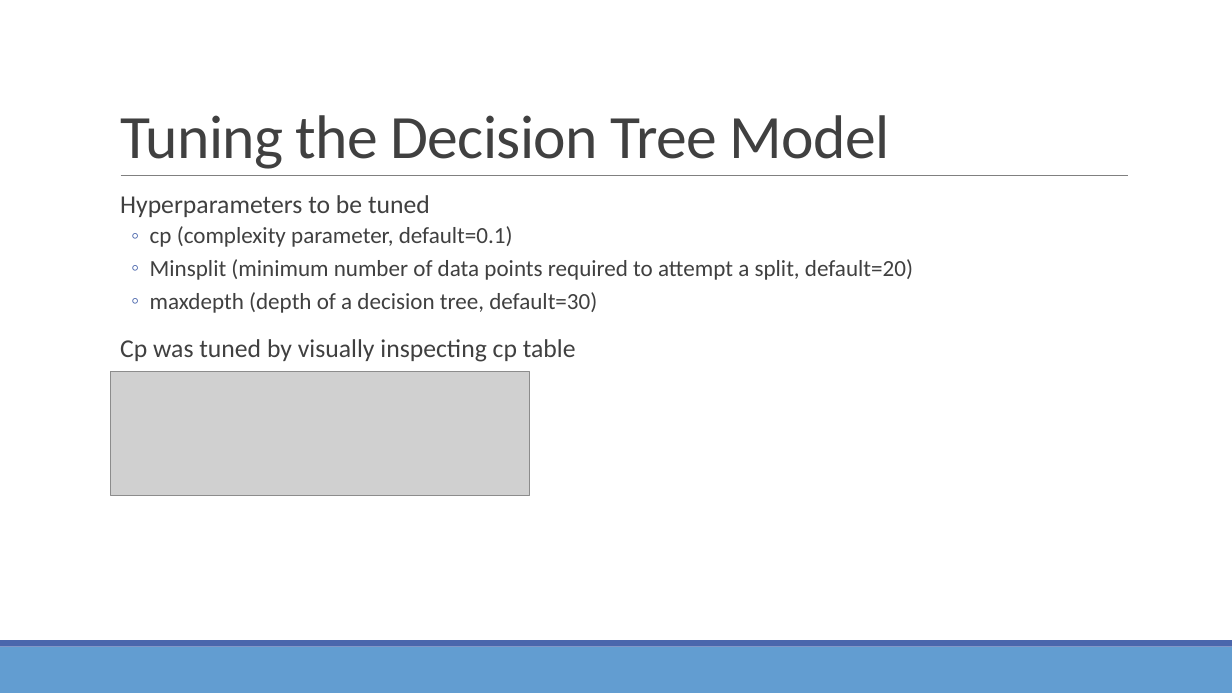
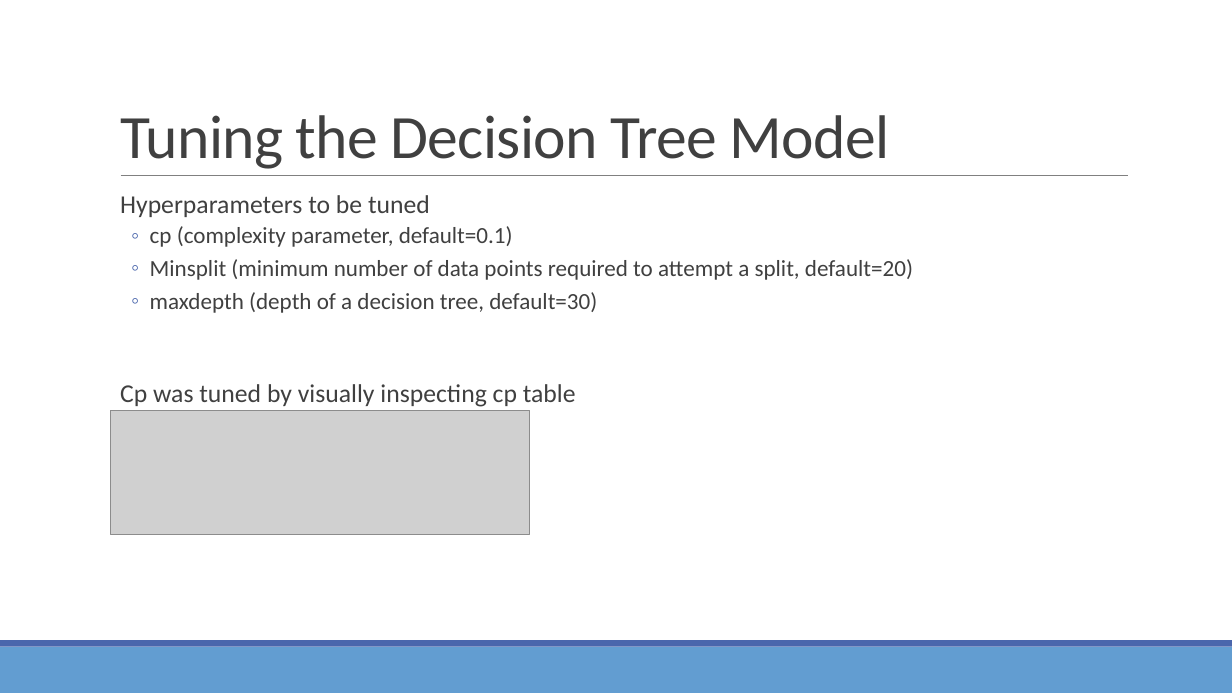
Before and after one commit to yelaura/r-assignments, a slide deck: slide 8 of Practical Machine Learning/Optimizing Decision Trees and Random Forest Models.pptx (slide 6 before the commit). Drawn at 1232x693 pixels with LibreOffice and Linux fonts; fonts in the diff are those of the drawing; grey boxes stand for pictures. Boxes give left, top, right and bottom in pixels: in the first picture for what was removed or moved away, otherwise in the second. Text is boxed around its words. In the diff, an @@ line names an element or a change of style, - is before the commit and + after.

```diff
--- a/Practical Machine Learning/Optimizing Decision Trees and Random Forest Models.pptx
+++ b/Practical Machine Learning/Optimizing Decision Trees and Random Forest Models.pptx
@@ text "Hyperparameters to be tuned" rewrapped from box(120, 195, 913, 362) to box(120, 195, 913, 407) @@
@@ picture: place and size @@
-picture at box(111, 372, 530, 495)
+picture at box(111, 410, 530, 534)
```
Also in this commit, not shown: 5 other slides changed, 4 slides added.
